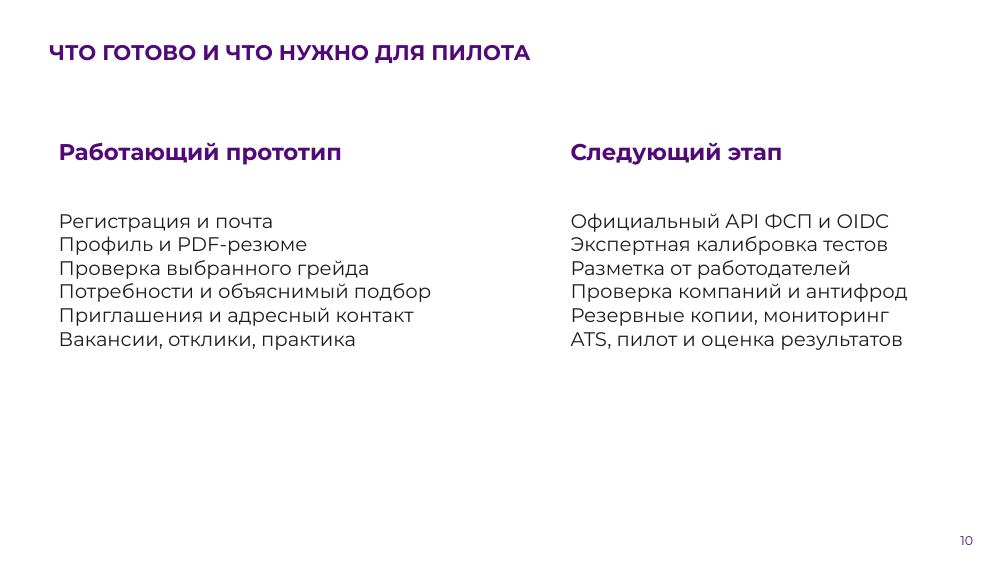
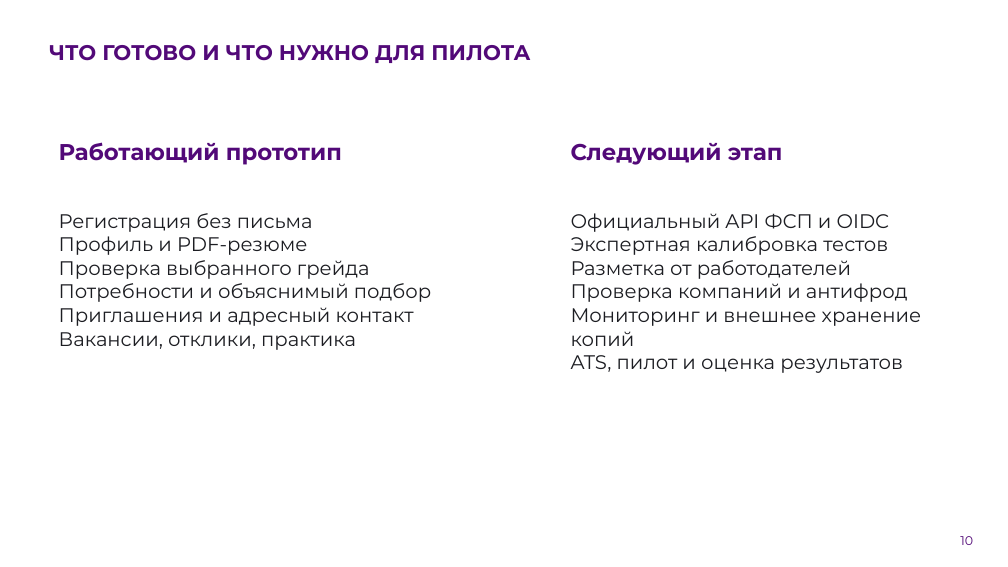
Before and after one commit to ArtycoBW/-, a slide deck: slide 10 of output/presentation/Разряд-презентация.pptx. Drawn at 1008x567 pixels with LibreOffice and Linux fonts; fonts in the diff are those of the drawing; background and template pictures are left out. Boxes give left, top, right and bottom in pixels: in the first picture for what was removed or moved away, otherwise in the second. Text is boxed around its words. In the diff, an @@ line names an element or a change of style, - is before the commit and + after.

```diff
--- a/output/presentation/Разряд-презентация.pptx
+++ b/output/presentation/Разряд-презентация.pptx
@@ text at (59, 213, 313, 232): text changed @@
-Регистрация и почта
+Регистрация без письма
@@ text at (571, 308, 922, 346): text changed @@
-Резервные копии, мониторинг
+Мониторинг и внешнее хранение копий
```
Also in this commit, not shown: 3 other slides changed, 14 other files.
